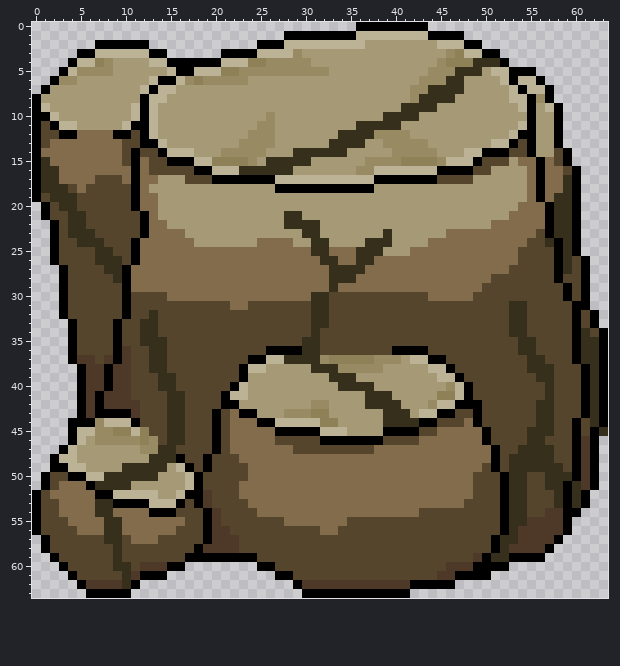
Pixel-art sprite, stored at assets/rock2.png. Above is the file before it was changed.
The file is 64x64 pixels.
The same view after the edit:
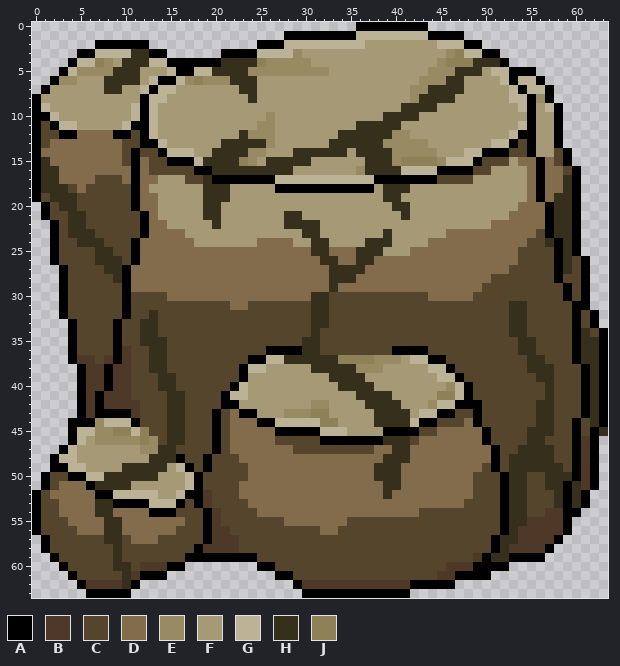
Palette (. is transparent): A #000000  B #4e3928  C #56452d  D #826c4b  E #988b64  F #a69a76  G #bcb296  H #352f1b  J #8e8158
Difference:
Changed rows in their new state; - is an unchanged pixel.
first column x 8:
 3 ---HH------------
 4 --HHH--------HHHH
 5 -HHH--------HHHH-
 6 HHHH----------HHH
 7 HH-------------HH
 8 ----------------H
first column x 19:
12 ----H--------------HH--
13 --HHHHH-----------HH---
14 -HHHH------------HHHH--
15 HHHH--------------HHH--
16 -HHH--------------HHHH-
17 H----------------------
18 HHH-----------------HHH
19 HHH-----------------HH-
20 HH-------------------HH
21 HH--------------------H
22 -H---------------------
first column x 32:
37 HH---------
38 --HH-------
39 ----H------
41 ----H------
43 ------H----
44 ------H---G
46 -------HHH-
47 --------HH-
48 -------HHH-
49 ------HHH--
50 ------HHH--
51 -------HH--
52 -------H---
Boxes around the changes in both pictures, in picture pixels (x1, y1, x2, y2):
changed: (104, 49, 149, 94)
changed: (212, 58, 257, 103)
changed: (203, 130, 266, 229)
changed: (356, 130, 410, 220)
changed: (320, 355, 419, 499)
